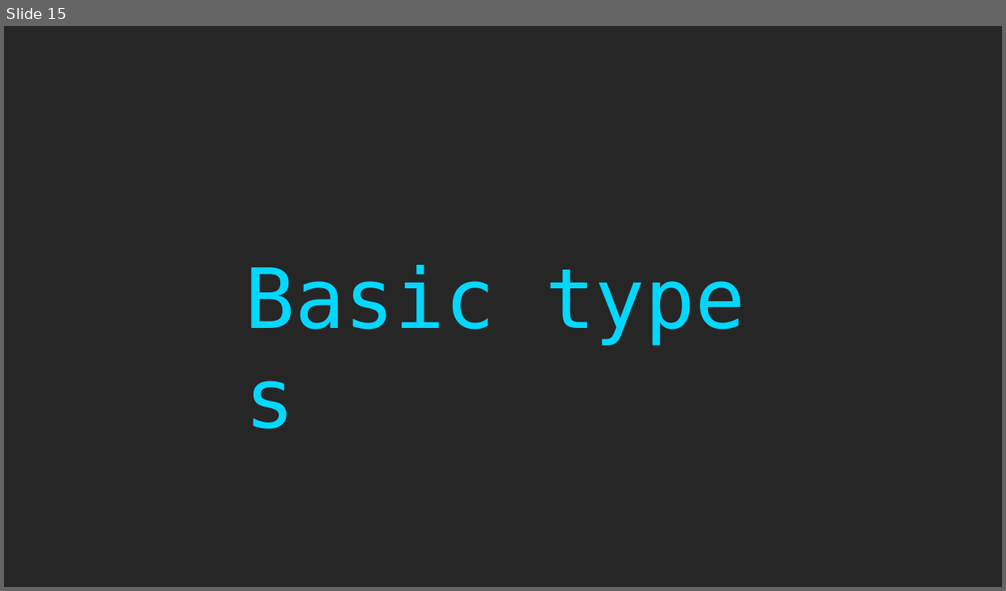
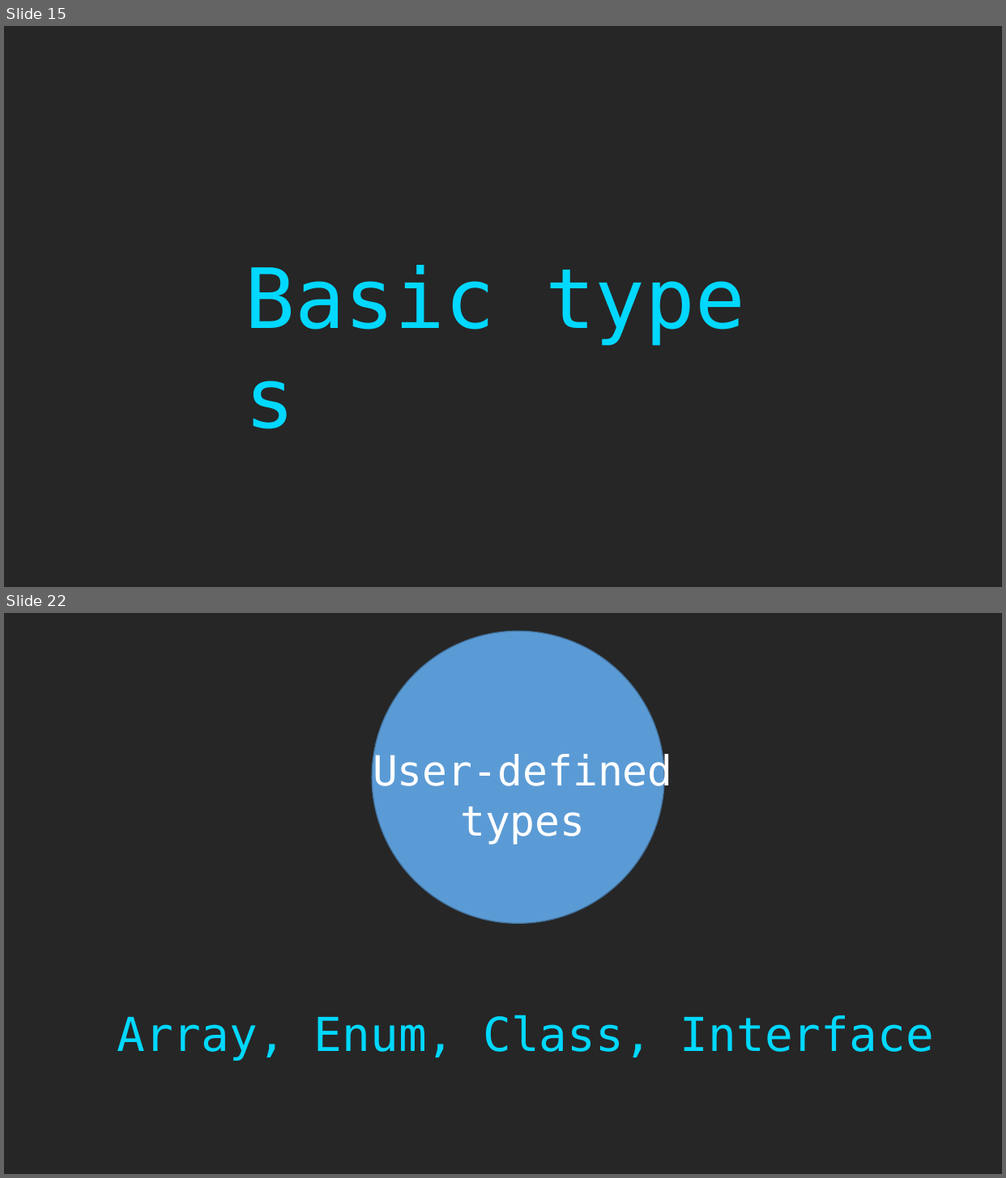
Before and after one commit to rkhaimov/ts-course, a slide deck: Course.pptx. Shown one above the other, each under a label of ours: slide 15 before the commit, slides 15 and 22 after it; the slides between them are not shown. The pictures are 1006x591 and 1006x1178 pixels, drawn with LibreOffice and Linux fonts; fonts in the diff are those of the drawing. Boxes give left, top, right and bottom in pixels: in the first picture for what was removed or moved away, otherwise in the second. Text is boxed around its words. In the diff, an @@ line names an element or a change of style, - is before the commit and + after.

```diff
--- a/Course.pptx
+++ b/Course.pptx
@@ slide 22 added at <box>4,613,1002,1174</box>, background #262626 @@
@@ ellipse added at <box>373,631,665,924</box>, fill #5B9BD5, outline #43739E 1 pt @@
@@ text added at <box>373,752,673,845</box>, 40 pt, text #FFFFFF @@
+User-defined
+types
@@ text added at <box>117,1015,934,1061</box>, 45 pt, text #00D8FF @@
+Array, Enum, Class, Interface
```
Also in this commit, not shown: 1 slide changed, 43 other slides added.
